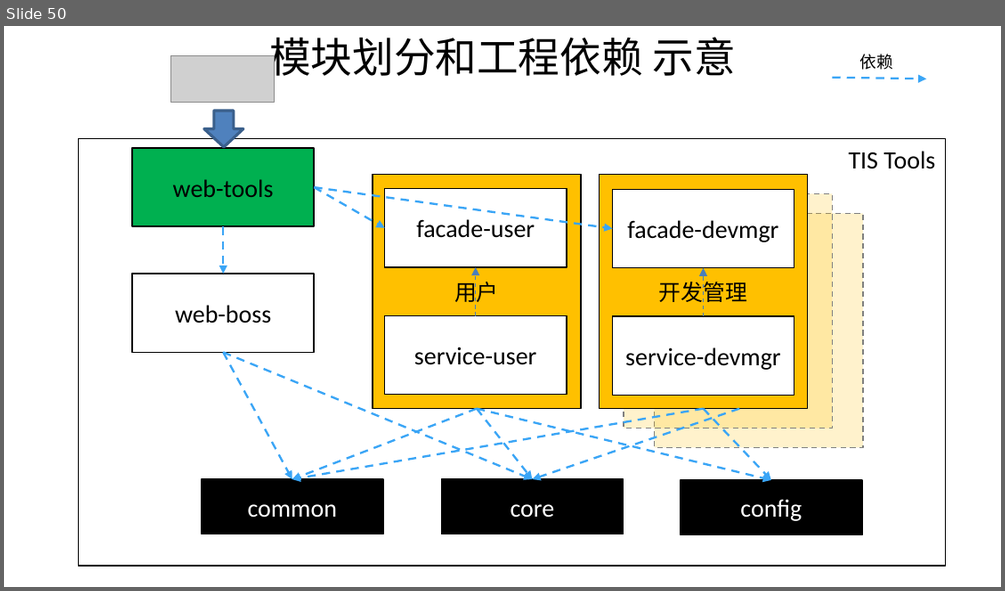
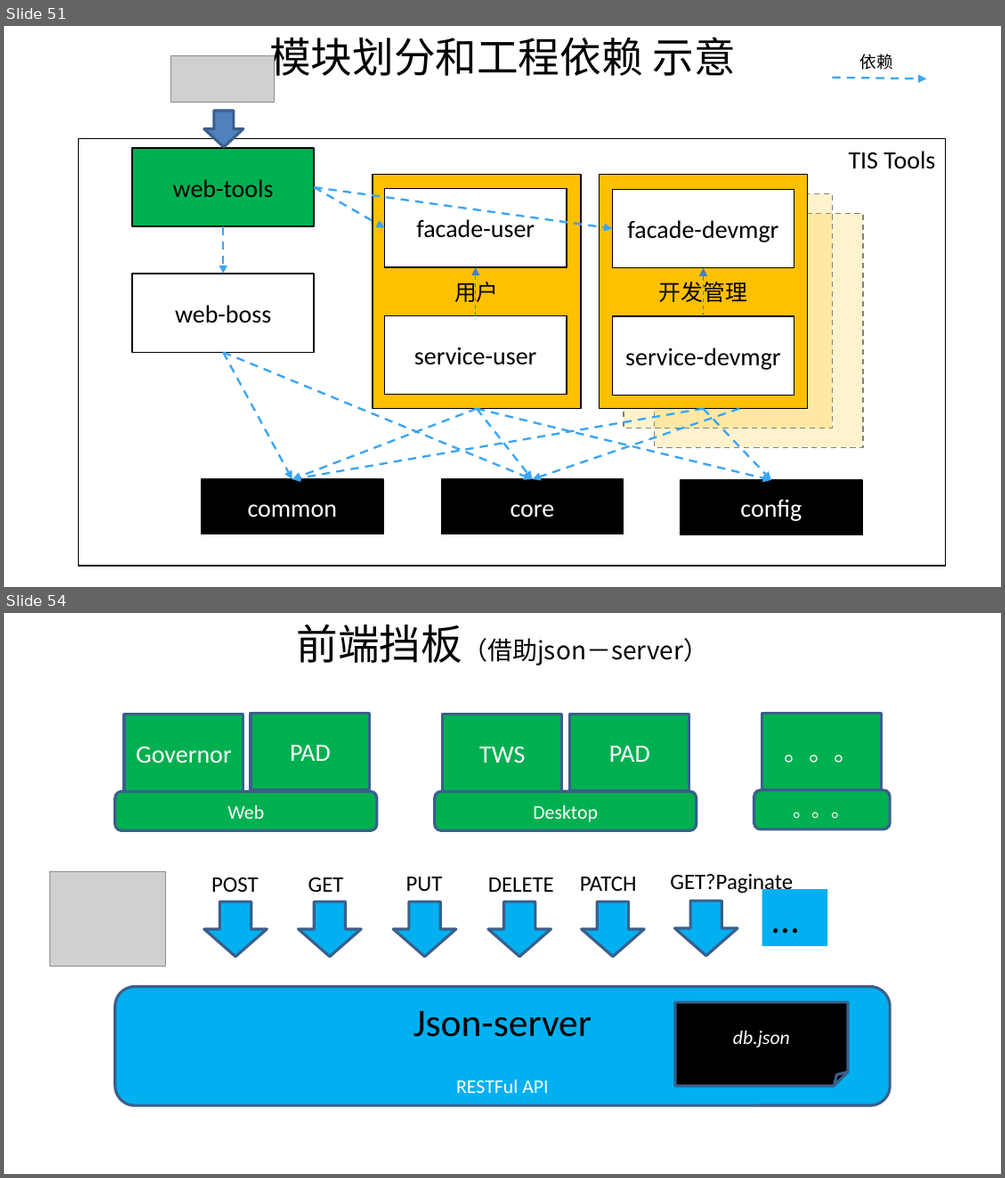
Before and after one commit to shiyunlai/tistools, a slide deck: readme/TIStools.pptx. Shown one above the other, each under a label of ours: slide 50 before the commit, slides 51 and 54 after it; the slides between them are not shown. The pictures are 1005x591 and 1005x1178 pixels, drawn with LibreOffice and Linux fonts; fonts in the diff are those of the drawing; grey boxes stand for pictures. Boxes give left, top, right and bottom in pixels: in the first picture for what was removed or moved away, otherwise in the second. Text is boxed around its words. In the diff, an @@ line names an element or a change of style, - is before the commit and + after.

```diff
--- a/readme/TIStools.pptx
+++ b/readme/TIStools.pptx
@@ slide 54 added at [4, 613, 1001, 1174], background #FFFFFF @@
@@ text added at [297, 624, 708, 666], 18 pt, text #000000 @@
+前端挡板（借助json－server）
@@ rectangle added at [125, 714, 244, 790], fill #00B050, outline #3A5F8C 2 pt, 18 pt, text #FFFFFF @@
+Governor
@@ rectangle added at [251, 713, 370, 789], fill #00B050, outline #3A5F8C 2 pt, 18 pt, text #FFFFFF @@
+PAD
@@ rectangle added at [443, 714, 562, 790], fill #00B050, outline #3A5F8C 2 pt, 18 pt, text #FFFFFF @@
+TWS
@@ rectangle added at [570, 714, 690, 790], fill #00B050, outline #3A5F8C 2 pt, 18 pt, text #FFFFFF @@
+PAD
@@ rectangle added at [761, 713, 882, 789], fill #00B050, outline #3A5F8C 2 pt, 18 pt, text #FFFFFF @@
+。。。
@@ rounded rectangle added at [114, 791, 377, 830], fill #00B050, outline #3A5F8C 2 pt, 14 pt, text #FFFFFF @@
+Web
@@ rounded rectangle added at [435, 791, 696, 830], fill #00B050, outline #3A5F8C 2 pt, 14 pt, text #FFFFFF @@
+Desktop
@@ rounded rectangle added at [753, 790, 890, 829], fill #00B050, outline #3A5F8C 2 pt, 14 pt, text #FFFFFF @@
+。。。
@@ picture added at [50, 872, 164, 967] @@
@@ text added at [211, 877, 259, 892], 16 pt, text #000000 @@
+POST
@@ text added at [308, 877, 344, 892], 16 pt, text #000000 @@
+GET
@@ text added at [406, 876, 443, 891], 16 pt, text #000000 @@
+PUT
@@ text added at [488, 877, 554, 892], 16 pt, text #000000 @@
+DELETE
@@ text added at [580, 876, 637, 891], 16 pt, text #000000 @@
+PATCH
@@ text added at [670, 874, 793, 893], 16 pt, text #000000 @@
+GET?Paginate
@@ down arrow added at [204, 901, 267, 956], fill #00B0F0, outline #3A5F8C 2 pt @@
@@ down arrow added at [298, 901, 361, 956], fill #00B0F0, outline #3A5F8C 2 pt @@
@@ down arrow added at [393, 901, 455, 956], fill #00B0F0, outline #3A5F8C 2 pt @@
@@ down arrow added at [488, 901, 551, 956], fill #00B0F0, outline #3A5F8C 2 pt @@
@@ down arrow added at [581, 901, 644, 956], fill #00B0F0, outline #3A5F8C 2 pt @@
@@ down arrow added at [675, 901, 737, 956], fill #00B0F0, outline #3A5F8C 2 pt @@
@@ rectangle added at [761, 889, 827, 946], fill #00B0F0, 28 pt, text #000000 @@
+…
@@ rounded rectangle added at [114, 987, 890, 1105], fill #00B0F0, outline #3A5F8C 2 pt, 28 pt, text #000000 @@
+Json-server
+RESTFul API
@@ folded corner added at [675, 1002, 848, 1086], fill #000000, outline #3A5F8C 2 pt, 14 pt, text #FFFFFF, italic @@
+db.json
@@ what was slide 50 is now slide 51 @@
```
Also in this commit, not shown: 1 slide changed, 5 other slides added.
